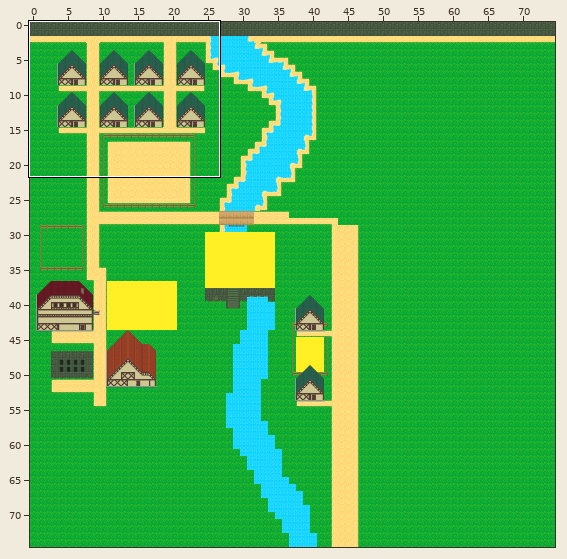
Tiled map -- data/map/main_village.tmx. Above: a wide view before the commit, with the close-up outlined.
Close-up. First the earlier version:
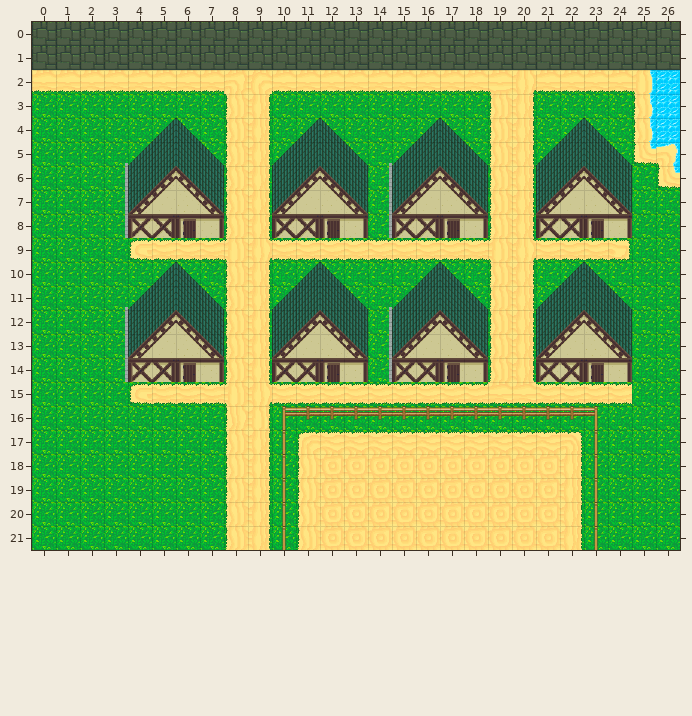
Cells are 32x32 px. Shown: x 0..26, y 0..21. The commit also changed other parts of the map, which this record leaves out.
After:
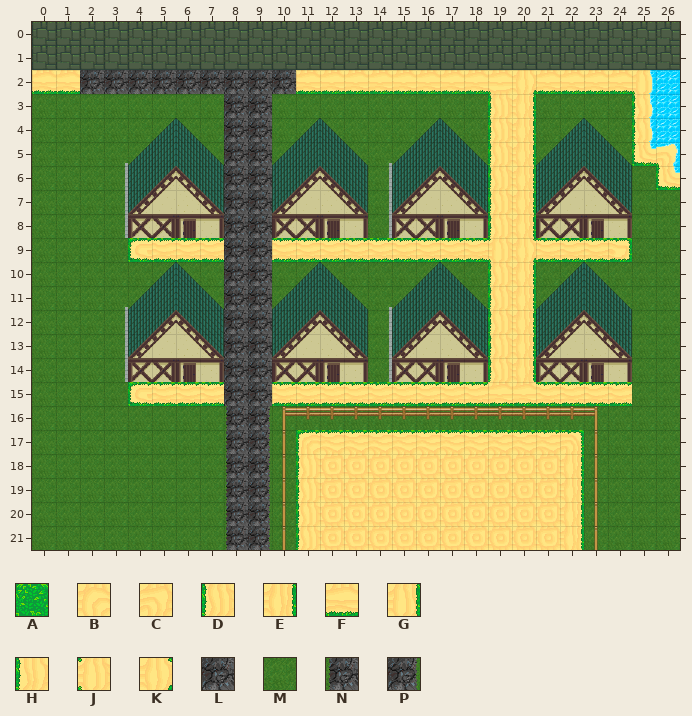
Key: from "32x32_map_tile v3.1 [MARGINLES": A 47, B 121, C 123, D 141, E 143, F 165, G 213, H 215, J 216, K 240; from "world": L 1, M 10, N 11, P 22.
_ is an empty cell, # one hidden under a higher layer.
Change:
{"where": "layer \"Ground\""}
{"y":2,"x":2,"old":"FFFFFFCBF","new":"LLLLLLLLL"}
{"y":3,"x":0,"old":"AAAAAAAADEAAAAAAAAA","new":"MMMMMMMMLLMMMMMMMMM"}
{"y":3,"x":21,"old":"AAAA","new":"MMMM"}
{"y":4,"x":0,"old":"AAAAAAAADEAAAAAAAAA","new":"MMMMMMMMLLMMMMMMMMM"}
{"y":4,"x":21,"old":"AAAA","new":"MMMM"}
{"y":5,"x":0,"old":"AAAAA","new":"MMMMM"}
{"y":5,"x":7,"old":"ADEA","new":"MLLM"}
{"y":5,"x":13,"old":"AAA","new":"MMM"}
{"y":5,"x":18,"old":"A","new":"M"}
{"y":5,"x":21,"old":"A","new":"M"}
{"y":5,"x":24,"old":"A","new":"M"}
{"y":6,"x":0,"old":"AAAA","new":"MMMM"}
{"y":6,"x":8,"old":"DE","new":"LL"}
{"y":6,"x":14,"old":"A","new":"M"}
{"y":6,"x":25,"old":"A","new":"M"}
{"y":7,"x":0,"old":"AAAA","new":"MMMM"}
{"y":7,"x":8,"old":"DE","new":"LL"}
{"y":7,"x":14,"old":"A","new":"M"}
{"y":7,"x":25,"old":"AA","new":"MM"}
{"y":8,"x":0,"old":"AAAA","new":"MMMM"}
{"y":8,"x":8,"old":"DE","new":"LL"}
{"y":8,"x":14,"old":"A","new":"M"}
{"y":8,"x":25,"old":"AA","new":"MM"}
{"y":9,"x":0,"old":"AAAA","new":"MMMM"}
{"y":9,"x":8,"old":"##","new":"LL"}
{"y":9,"x":25,"old":"AA","new":"MM"}
{"y":10,"x":0,"old":"AAAAAAAADEAAAAAAAAA","new":"MMMMMMMMLLMMMMMMMMM"}
{"y":10,"x":21,"old":"AAAAAA","new":"MMMMMM"}
{"y":11,"x":0,"old":"AAAAA","new":"MMMMM"}
{"y":11,"x":7,"old":"ADEA","new":"MLLM"}
{"y":11,"x":13,"old":"AAA","new":"MMM"}
{"y":11,"x":18,"old":"A","new":"M"}
{"y":11,"x":21,"old":"A","new":"M"}
{"y":11,"x":24,"old":"AAA","new":"MMM"}
{"y":12,"x":0,"old":"AAAA","new":"MMMM"}
{"y":12,"x":8,"old":"D#","new":"LL"}
{"y":12,"x":14,"old":"A","new":"M"}
{"y":12,"x":25,"old":"AA","new":"MM"}
{"y":13,"x":0,"old":"AAAA","new":"MMMM"}
{"y":13,"x":8,"old":"##","new":"LL"}
{"y":13,"x":14,"old":"A","new":"M"}
{"y":13,"x":25,"old":"AA","new":"MM"}
{"y":14,"x":0,"old":"AAAA","new":"MMMM"}
{"y":14,"x":8,"old":"##","new":"LL"}
{"y":14,"x":14,"old":"A","new":"M"}
{"y":14,"x":25,"old":"AA","new":"MM"}
{"y":15,"x":0,"old":"AAAA","new":"MMMM"}
{"y":15,"x":8,"old":"##","new":"LL"}
{"y":15,"x":25,"old":"AA","new":"MM"}
{"y":16,"x":0,"old":"AAAAAAAA##AAAAAAAAAAAAAAAAA","new":"MMMMMMMMNPMMMMMMMMMMMMMMMMM"}
{"y":17,"x":0,"old":"AAAAAAAA##A","new":"MMMMMMMMNPM"}
{"y":17,"x":23,"old":"AAAA","new":"MMMM"}
{"y":18,"x":0,"old":"AAAAAAAA##A","new":"MMMMMMMMNPM"}
{"y":18,"x":23,"old":"AAAA","new":"MMMM"}
{"y":19,"x":0,"old":"AAAAAAAA##A","new":"MMMMMMMMNPM"}
{"y":19,"x":23,"old":"AAAA","new":"MMMM"}
{"y":20,"x":0,"old":"AAAAAAAA##A","new":"MMMMMMMMNPM"}
{"y":20,"x":23,"old":"AAAA","new":"MMMM"}
{"y":21,"x":0,"old":"AAAAAAAA##A","new":"MMMMMMMMNPM"}
{"y":21,"x":23,"old":"AAAA","new":"MMMM"}
{"where": "layer \"Houses\""}
{"y":9,"x":8,"old":"JK","new":"__"}
{"y":12,"x":9,"old":"E","new":"_"}
{"y":13,"x":8,"old":"DE","new":"__"}
{"y":14,"x":8,"old":"DE","new":"__"}
{"y":15,"x":8,"old":"JK","new":"__"}
{"y":16,"x":8,"old":"HG","new":"__"}
{"y":17,"x":8,"old":"DE","new":"__"}
{"y":18,"x":8,"old":"DE","new":"__"}
{"y":19,"x":8,"old":"DE","new":"__"}
{"y":20,"x":8,"old":"DE","new":"__"}
{"y":21,"x":8,"old":"DE","new":"__"}
{"label":"changed","picture_box":[32,70,680,550]}
